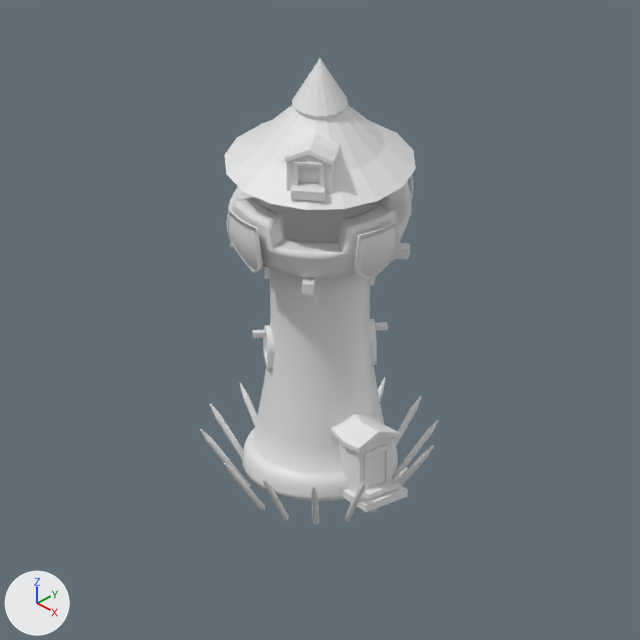
One commit to the Blender file src/img/Tower_Attack_01.blend: the scene before it, then after it.
Both versions are drawn from the file's camera 'Camera'. Every picture has the same lights, and +X, +Y and +Z are marked at lower left.

The older version as bpy lines, for what is in view:
```python
me_cube_003 = bpy.data.meshes.new('Cube.003')
me_cube_003.from_pydata(...)  # 60 vertices, 52 faces; spans x -0.3..0.3, y 0.531..1.269, z -0.014..0.94
me_cylinder_003 = bpy.data.meshes.new('Cylinder.003')
me_cylinder_003.from_pydata(...)  # 24 vertices, 18 faces; spans x 0.793..1.371, y -0.037..0.037, z -0.373..0.424
me_plane_001 = bpy.data.meshes.new('Plane.001')
me_plane_001.from_pydata([(-1.0, -1.0, 0.0), (1.0, -1.0, 0.0), (-1.0, 1.0, 0.0), (1.0, 1.0, 0.0)], [], [(0, 1, 3, 2)])
ob_cube_002 = bpy.data.objects.new('Cube.002', me_cube_003)
ob_cube_002.location = (0.0, 0.0, 0.0)
ob_cube_002.rotation_euler = (0.0, 0.0, -1.711)  # degrees (0, 0, -98)
ob_cylinder_001 = bpy.data.objects.new('Cylinder.001', me_cylinder_003)
ob_cylinder_001.location = (0.0, 0.0, 0.0)
ob_cylinder_001.rotation_euler = (0.0, 0.0, -1.711)  # degrees (0, 0, -98)
_m = ob_cylinder_001.modifiers.new('Array', 'ARRAY')
_m.count = 14
_m.constant_offset_displace = (0.0, 0.0, 0.0)
_m.use_relative_offset = False
_m.use_object_offset = True
_m.offset_object = ob_empty_25z
ob_plane_001 = bpy.data.objects.new('Plane.001', me_plane_001)
ob_plane_001.location = (0.0, 0.0, 0.0)
ob_plane_001.scale = (2.0, 2.0, 1.0)
ob_plane_001.hide_set(True)  # its collection is switched off
# also in view: 'Cone' at (0.0, 0.0, 4.61); 'Cube.003' at (0.37, -0.5, 4.3); 'Shields' at (0.0, 0.0, 3.17); 'Tower' at (0.0, 0.0, 1.78)
```
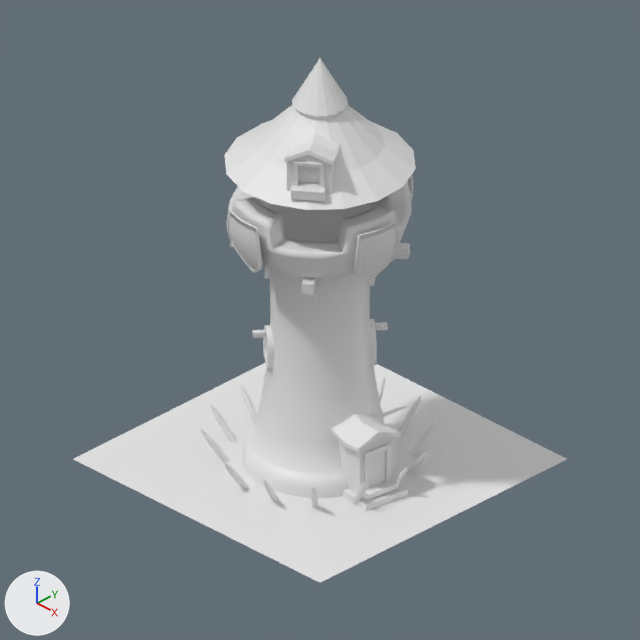
Commit message: add a new tower with rank 0

Where the change shows, as pixel boxes (x1, y1, x2, y2) in the pictures (640 x 640 px):
'Plane.001', shown
    after: (73, 363, 567, 583)

The change in detail:
Object 'Plane.001' (ob_plane_001) is now shown.
